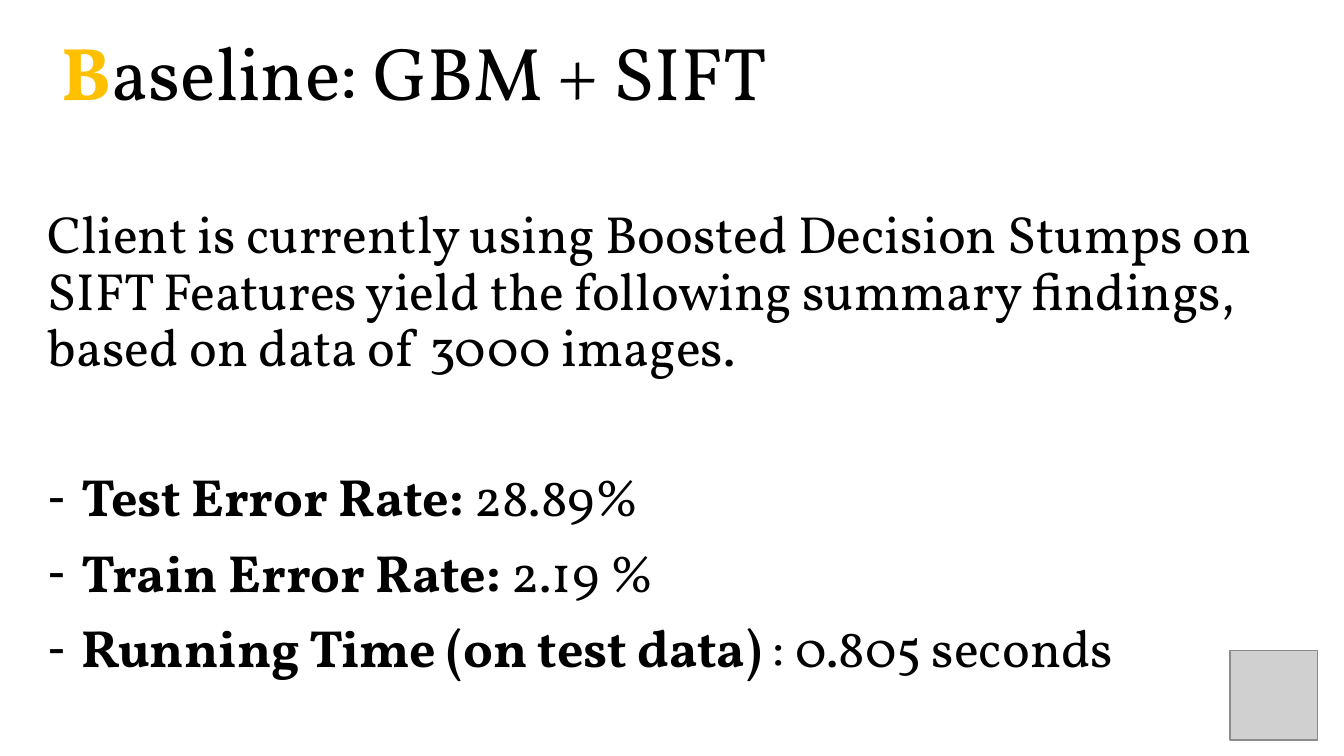
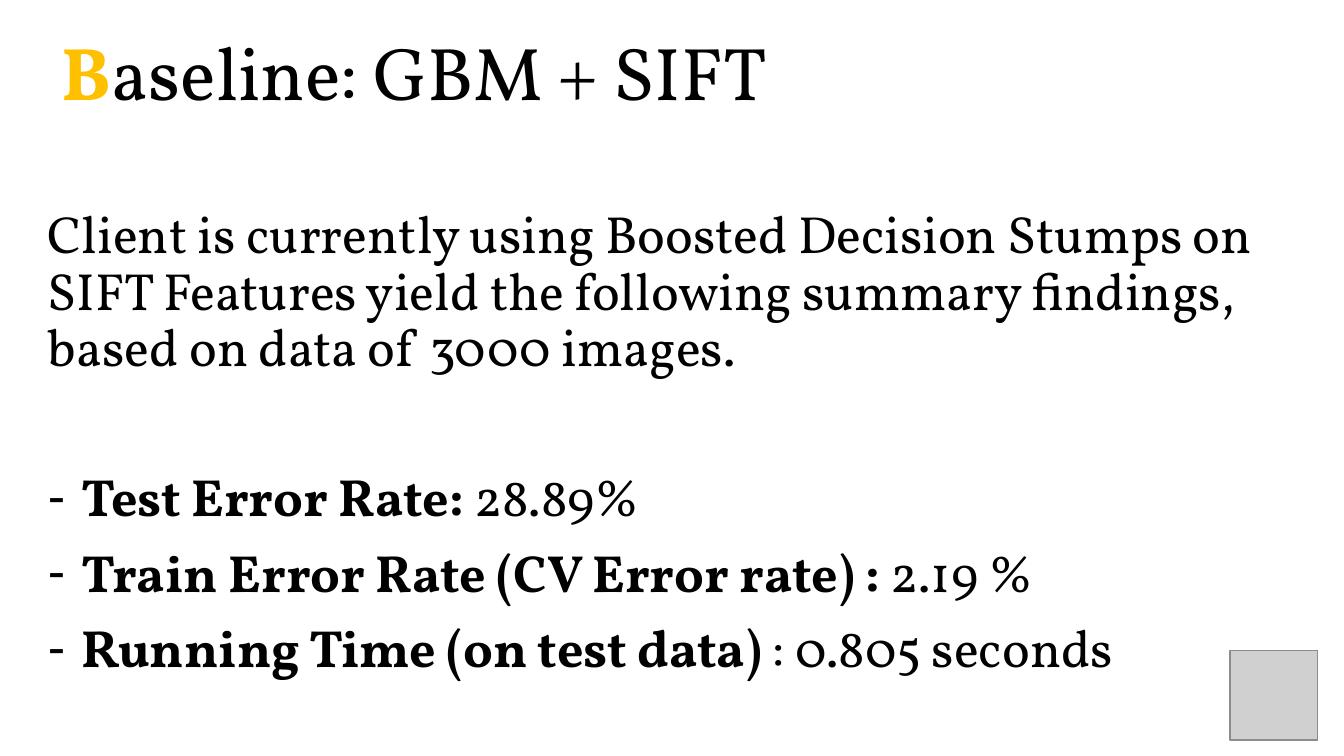
Before and after one commit to TZstatsADS/Spring2018-Project3-Group7, a slide deck: slide 9 of grp7_V2.pptx. Drawn at 1344x756 pixels with LibreOffice and Linux fonts; fonts in the diff are those of the drawing; grey boxes stand for pictures. Boxes give left, top, right and bottom in pixels: in the first picture for what was removed or moved away, otherwise in the second. Text is boxed around its words. In the diff, an @@ line names an element or a change of style, - is before the commit and + after.

Commit message:
change in CV error rate

```diff
--- a/grp7_V2.pptx
+++ b/grp7_V2.pptx
@@ text at <box>81,553,979,606</box>: text changed @@
-– Train Error Rate: 2.19 %
+– Train Error Rate (CV Error rate) : 2.19 %
```
